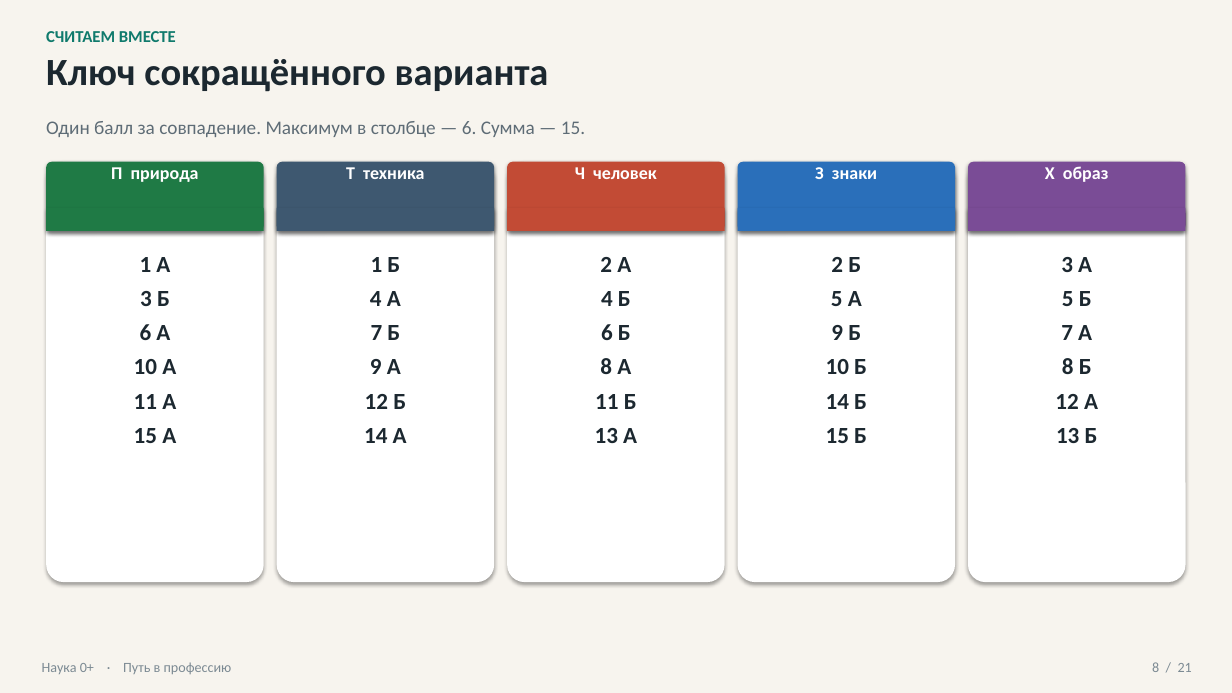
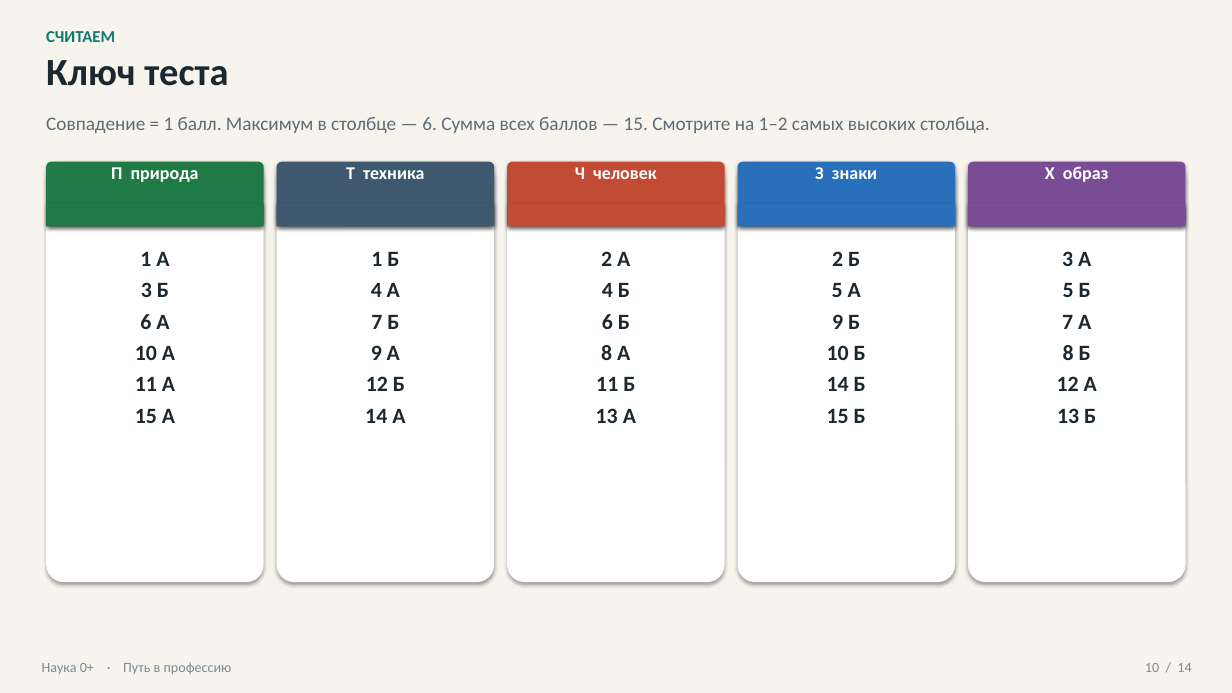
Before and after one commit to Sema917/-tourism, a slide deck: slide 10 of materials/Путь_в_профессию_презентация_60_минут.pptx (slide 8 before the commit). Drawn at 1232x693 pixels with LibreOffice and Linux fonts; fonts in the diff are those of the drawing. Boxes give left, top, right and bottom in pixels: in the first picture for what was removed or moved away, otherwise in the second. Text is boxed around its words. In the diff, an @@ line names an element or a change of style, - is before the commit and + after.

```diff
--- a/materials/Путь_в_профессию_презентация_60_минут.pptx
+++ b/materials/Путь_в_профессию_презентация_60_минут.pptx
@@ text at box(46, 31, 115, 42): text changed @@
-СЧИТАЕМ ВМЕСТЕ
+СЧИТАЕМ
@@ text at box(46, 60, 228, 86): text changed @@
-Ключ сокращённого варианта
+Ключ теста
@@ text at box(46, 117, 990, 133): text changed @@
-Один балл за совпадение. Максимум в столбце — 6. Сумма — 15.
+Совпадение = 1 балл. Максимум в столбце — 6. Сумма всех баллов — 15. Смотрите на 1–2 самых высоких столбца.
@@ rounded rectangle: place and size @@
-rounded rectangle at box(46, 162, 263, 231)
+rounded rectangle at box(46, 162, 263, 226)
@@ rounded rectangle: place and size @@
-rounded rectangle at box(276, 162, 494, 231)
+rounded rectangle at box(276, 162, 494, 226)
@@ rounded rectangle: place and size @@
-rounded rectangle at box(507, 162, 725, 231)
+rounded rectangle at box(507, 162, 725, 226)
@@ rounded rectangle: place and size @@
-rounded rectangle at box(738, 162, 955, 231)
+rounded rectangle at box(738, 162, 955, 226)
@@ rounded rectangle: place and size @@
-rounded rectangle at box(969, 162, 1186, 231)
+rounded rectangle at box(969, 162, 1186, 226)
@@ 5 rectangles: place and size @@
-5 rectangles at box(46, 208, 1186, 231)
+5 rectangles at box(46, 203, 1186, 226)
@@ size 18 to 17 pt; less space between paragraphs in 5 elements at box(135, 252, 175, 423), box(365, 252, 405, 423), box(596, 251, 636, 423), box(827, 251, 866, 423), box(1057, 251, 1097, 423) @@
@@ text at box(1145, 663, 1191, 672): text changed @@
-8 / 21
+10 / 14
```
Also in this commit, not shown: 6 other slides changed, 7 slides added, 14 slides removed, 9 other files.
